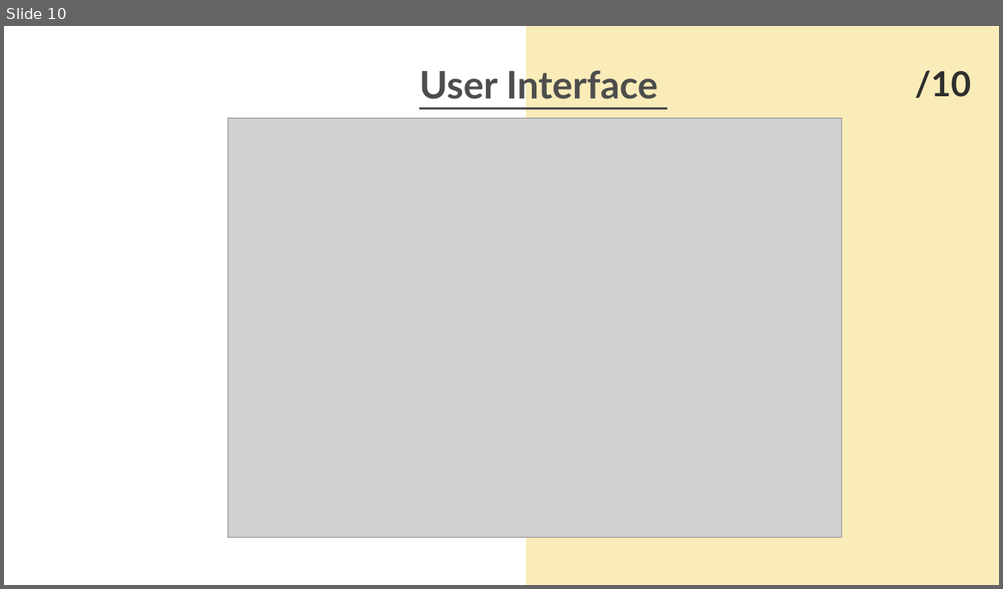
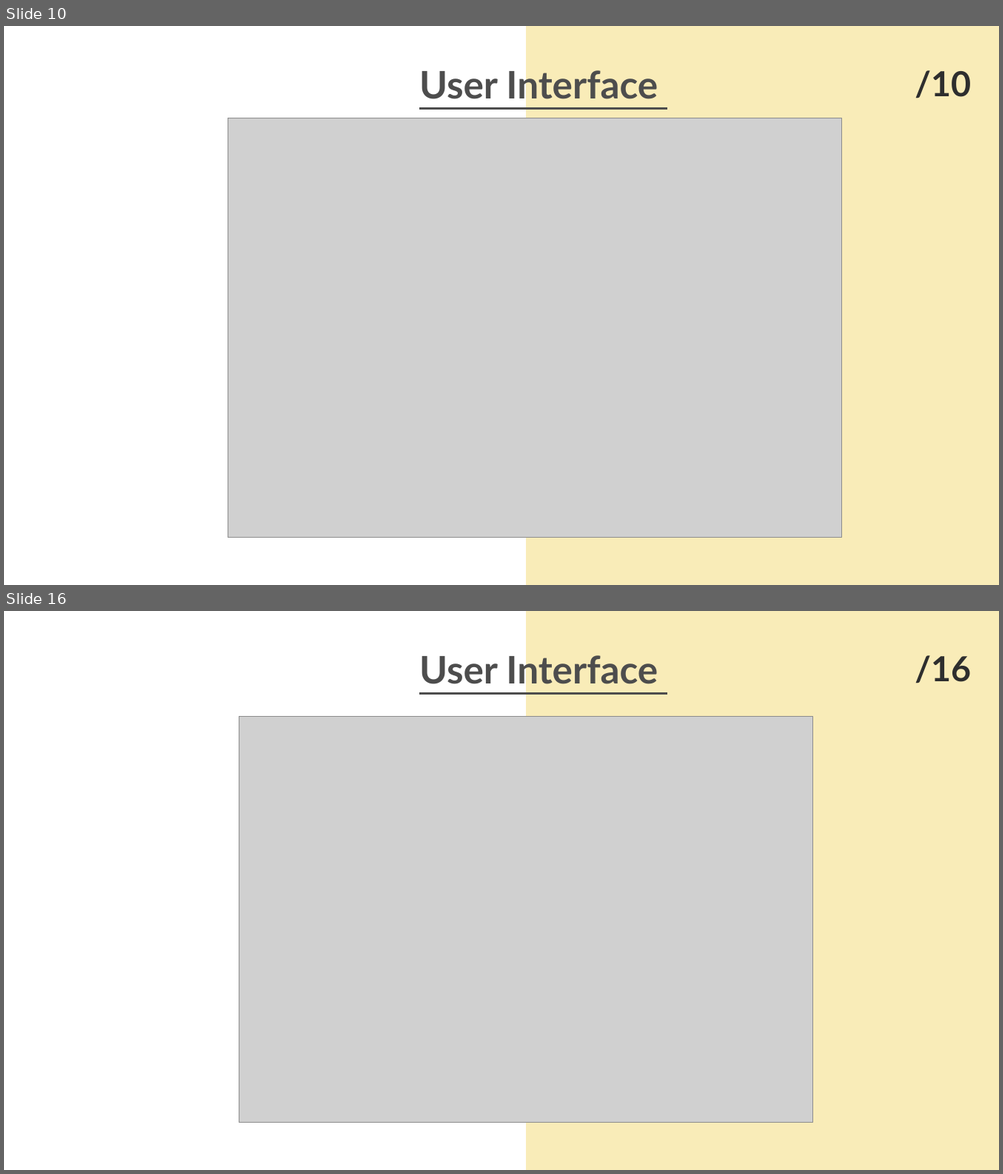
Before and after one commit to SadiaImran/PodVerse, a slide deck: docs/60%/PodVerse-60%-PPT.pptx. Shown one above the other, each under a label of ours: slide 10 before the commit, slides 10 and 16 after it; the slides between them are not shown. The pictures are 1003x589 and 1003x1174 pixels, drawn with LibreOffice and Linux fonts; fonts in the diff are those of the drawing; grey boxes stand for pictures. Boxes give left, top, right and bottom in pixels: in the first picture for what was removed or moved away, otherwise in the second. Text is boxed around its words. In the diff, an @@ line names an element or a change of style, - is before the commit and + after.

Commit message:
updated user interface in slides

```diff
--- a/docs/60%/PodVerse-60%-PPT.pptx
+++ b/docs/60%/PodVerse-60%-PPT.pptx
@@ slide 16 added at (x1=4, y1=611, x2=999, y2=1170), background #FFFFFF @@
@@ freeform shape added at (x1=526, y1=611, x2=999, y2=1170), fill #F9ECB8 @@
@@ text added at (x1=419, y1=651, x2=657, y2=691), 55 pt, text #4D4D4D, bold, underline @@
+User Interface
@@ text added at (x1=914, y1=655, x2=970, y2=684), 50 pt, text #2E2E2E, bold @@
+/16
@@ picture added at (x1=239, y1=716, x2=813, y2=1122) @@
@@ text added at (x1=185, y1=960, x2=278, y2=971), 15 pt, text #FFFFFF, bold @@
+reallyygreatsite.com
```
Also in this commit, not shown: 7 slides changed, 8 other slides added.
